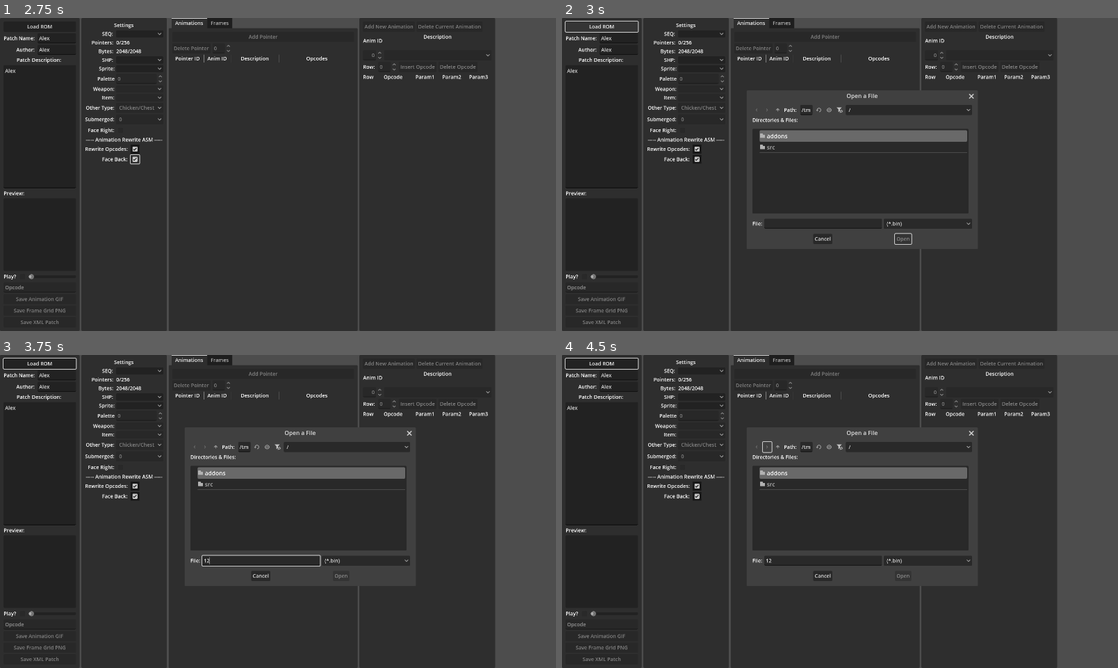
Above: before the commit, frames 1-4 (two rows, left to right).
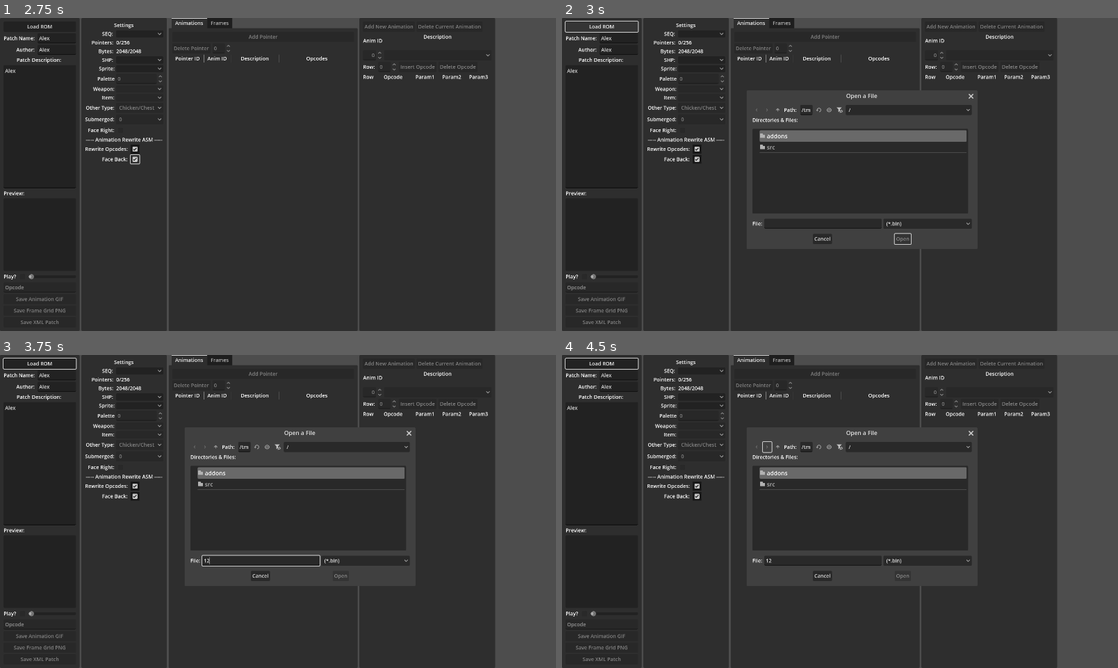
Above: after the commit, the same moments.

Repository: mrgudenheim/TacticsEngineG
Game: Godot game, scene res://src/fftae/fftae.tscn
Two runs of this game, one before a commit and one after it. Both use one fixed random seed, a clock stepped at 60 frames per second and the inputs below.
Inputs (mouse positions are in pixels of both pictures, inside the frame that each line leads up to):
- Up to frame 1 (2.75 s): click (55, 36) at 0.52 s; type "Alex" at 0.6 s; click (55, 49) at 0.75 s; type "Alex" at 0.83 s; click (38, 127) at 0.98 s; type "Alex" at 1.07 s; click (133, 149) at 1.25 s; click (133, 158) at 2 s
- Up to frame 2 (3 s): click "Load ROM" at 2.75 s
- Up to frame 3 (3.75 s): click (261, 561) at 3.52 s; type "12" at 3.6 s
- Up to frame 4 (4.5 s): click (767, 445) at 4.25 s

Frame 1 is identical in both runs. In frame 2, 0.1% of the frame differs, in the area x 45-75%, y 24-73%; in frame 3, 0.1%; in frame 4, 0.1%.
Error in both runs: Invalid access to property or key of type 'String' on a base object of type 'Dictionary[String, FileRecord]'. (res://src/fftae/fftae.gd:47)

Commit message:
fixed initialization (unused script)

Diff:
--- a/src/fftae/LoadShpSeqButton.gd
+++ b/src/fftae/LoadShpSeqButton.gd
@@ -11,16 +11,16 @@
 		parse_seq(filepath);
 
 
-func parse_shp(filepath:String) -> void:
-	var new_shp:Shp = Shp.new()
+func parse_shp(filepath: String) -> void:
+	var new_shp: Shp = Shp.new(filepath.get_basename())
 	new_shp.set_data_from_shp_file(filepath)
 	new_shp.write_cfg()
 	#new_shp.write_shp()
 	new_shp.write_csvs()
 
 
-func parse_seq(filepath:String) -> void:
-	var new_seq:Seq = Seq.new()
+func parse_seq(filepath: String) -> void:
+	var new_seq: Seq = Seq.new(filepath.get_basename())
 	new_seq.set_data_from_seq_file(filepath)
 	new_seq.write_cfg()
 	#new_seq.write_wiki_table()
